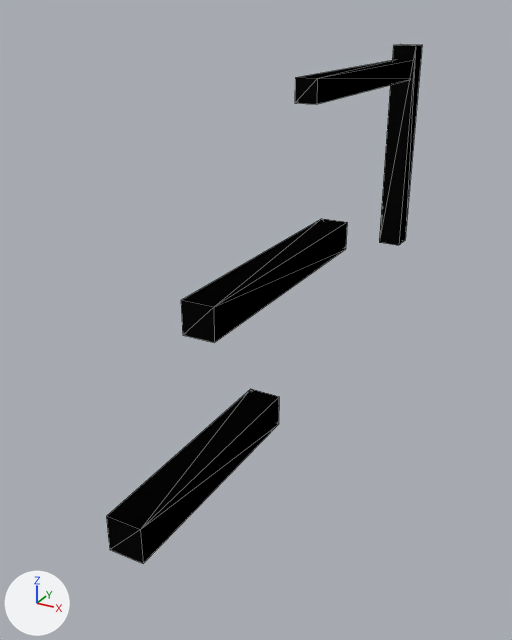
A saved change to the glTF model playable/public/assets/industrial-catwalk/catwalk_rail_broken.glb.
Rendered twice from a 50 mm lens placed at (0.516, -1.632, 0.524), pointed at (-0.008, -0.679, 0.048). The lights are fixed; the arrows at lower left show +X, +Y and +Z. The picture after the commit comes second. Mesh edges are drawn as thin lines. Vertices at exactly the same position are counted once.

In view in the first picture: 'catwalk_rail_broken'.
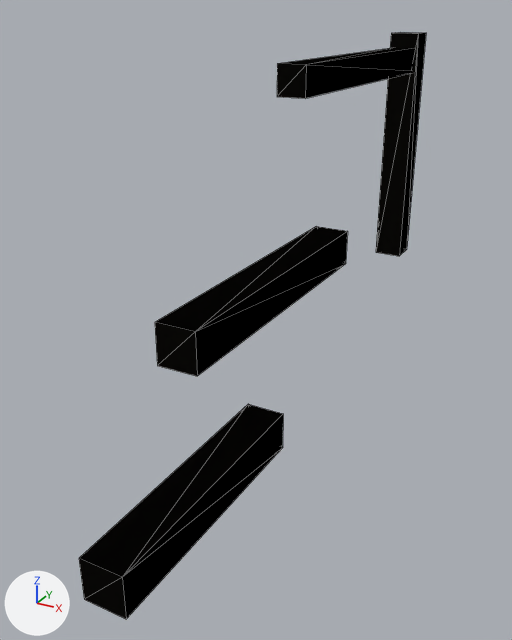
Changed parts and their boxes (x1, y1, x2, y2) in the pictures (512 x 640 px; the box of a moved part takes in the faces that stretch with it):
'catwalk_rail_broken', reshaped (10% wider, 13% taller): before (106, 44, 422, 564); after (79, 32, 426, 619)
part 1 of me_mesh_0, moved or reshaped: before (379, 44, 422, 245); after (376, 32, 426, 256)
part 2 of me_mesh_0, moved or reshaped: before (295, 60, 412, 104); after (277, 48, 415, 98)
part 3 of me_mesh_0, moved or reshaped: before (181, 219, 347, 343); after (155, 226, 348, 376)
part 4 of me_mesh_0, moved or reshaped: before (106, 389, 279, 564); after (79, 404, 283, 619)

Diff of the bpy script that builds the scene:
```diff
--- a/playable/public/assets/industrial-catwalk/catwalk_rail_broken.glb.py
+++ b/playable/public/assets/industrial-catwalk/catwalk_rail_broken.glb.py
@@ me_mesh_0 @@
 # used by ob_catwalk_rail_broken; location = (0.0, 0.0, 0.0)
-me_mesh_0.from_pydata(...)  # 32 vertices, 48 faces; spans x -0.025..0.085, y -1.125..0.025, z -0.075..0.45
+me_mesh_0.from_pydata(...)  # 32 vertices, 48 faces; spans x -0.03..0.11, y -1.19..0.03, z -0.09..0.475
+# me_mesh_0 part 1: the loose piece of 8 vertices spanning x -0.025..0.025, y -0.025..0.025, z 0.0..0.45 is scaled about its middle by (1.2, 1.2, 1.11)
+# me_mesh_0 part 2: the loose piece of 8 vertices spanning x -0.02..0.02, y -0.525..0.025, z 0.38..0.42 is scaled about its middle by (1.25, 1.09, 1.25), then moved by (0.0, -0.03, 0.02)
+# me_mesh_0 part 3: the loose piece of 8 vertices spanning x 0.015..0.065, y -0.925..-0.475, z 0.125..0.175 is scaled about its middle by (1.2, 1.07, 1.2), then moved by (0.01, -0.05, -0.01)
+# me_mesh_0 part 4: the loose piece of 8 vertices spanning x 0.035..0.085, y -1.125..-0.775, z -0.075..-0.025 is scaled about its middle by (1.2, 1.09, 1.2), then moved by (0.02, -0.05, -0.01)
 me_mesh_0.materials.append(mat_sovietsteel)
```
